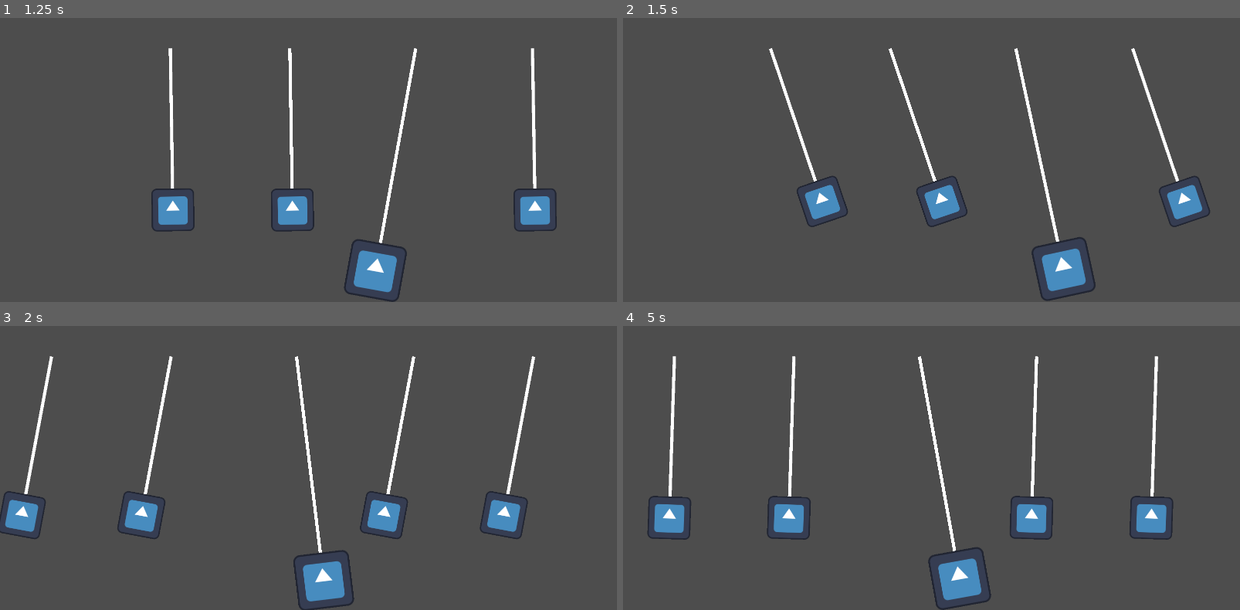
Above: before the commit, frames 1-4 (two rows, left to right).
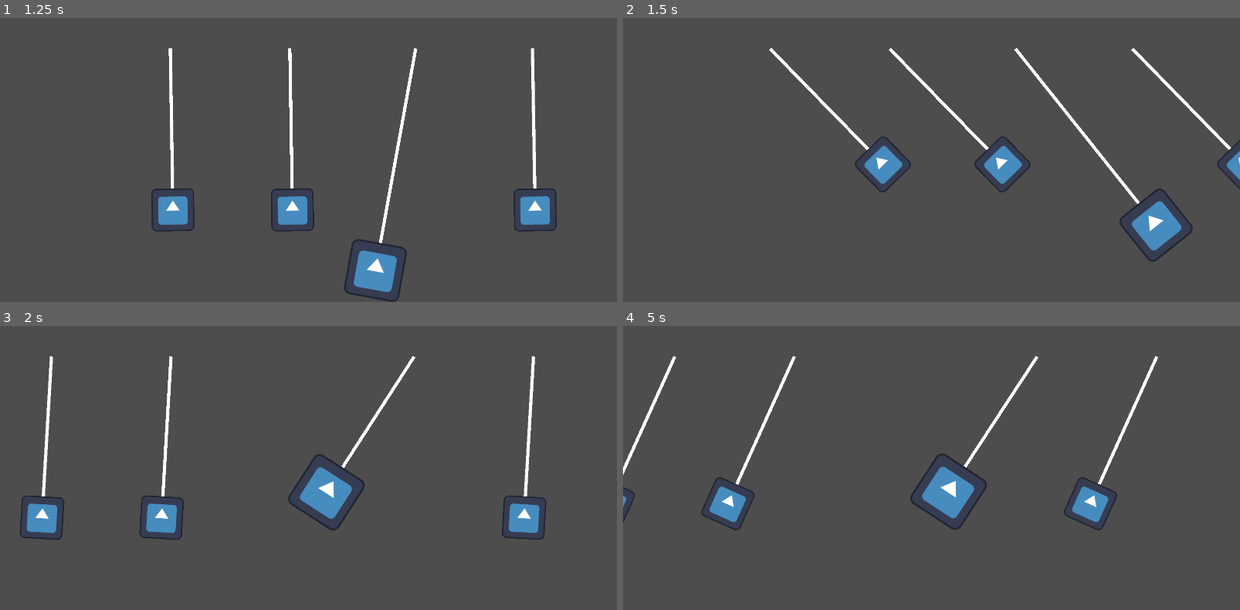
Above: after the commit, the same moments.

Repository: HEKEPOIU/gmtk_2024
Game: Godot game, scene res://scene/main.tscn
Two runs of this game, one before a commit and one after it. Both use one fixed random seed, a clock stepped at 60 frames per second and the inputs below. The engine's default icon, where the game draws it, is replaced by a stand-in: a white triangle on a blue panel in a dark square.
Inputs:
- Up to frame 1 (1.25 s): tap Enter at 0.5 s; hold Right from 0.53 s (still down)
- Up to frame 2 (1.5 s): release Right at 1.28 s; hold Left from 1.28 s (still down)
- Up to frame 3 (2 s): keep holding Left
- Up to frame 4 (5 s): release Left at 2.03 s; hold Right 2.03-3.53 s; hold Left from 3.53 s (still down)

Frame 1 is identical in both runs. In frame 2, 7.7% of the frame differs, in the area x 23-100%, y 10-100%; in frame 3, 7.8%; in frame 4, 8.4%, in the area x 0-90%, y 10-100%.

Commit message:
Add wiki ref

Diff:
--- a/src/pendulum.gd
+++ b/src/pendulum.gd
@@ -63,7 +63,7 @@
 
 
 func update_position(delta: float, pos_dif: Vector2) -> void:
-	angle += move_dir * delta * pos_dif.x * move_velocity * delta
+	angle += move_dir * delta * abs(pos_dif.x) * move_velocity * delta
 
 
 func process_velocity(delta: float, _pivot_pos_diff: Vector2) -> void:
@@ -90,6 +90,7 @@
 		return
 	var percent: float = mass / other.mass
 	# u = (m_s * v_s + m_o * v_o) / (m_s + m_o)
+	# https://zh.wikipedia.org/zh-tw/%E6%93%BA
 	var new_velocity := (
 		(mass * angular_velocity + other.mass * other.angular_velocity)
 		/ (mass + other.mass)
